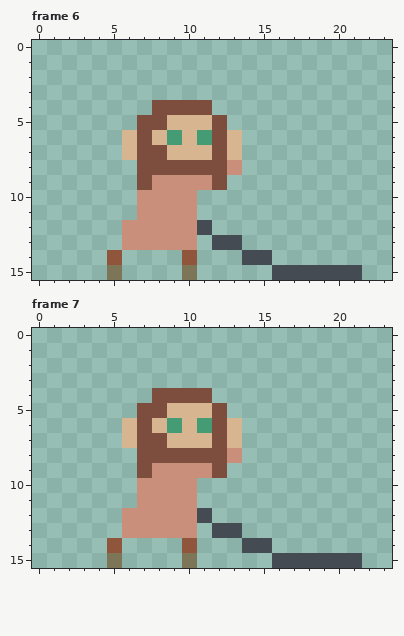
File history of a animated GIF sprite, rughai/sprites/rughai/male/iryo/iryo_atk_2.gif. That is the earlier state.
The file is 24x16 pixels, 7 frames. Shown: frame 6, frame 7. The commit also changed other frames, which this record leaves out.
The result:
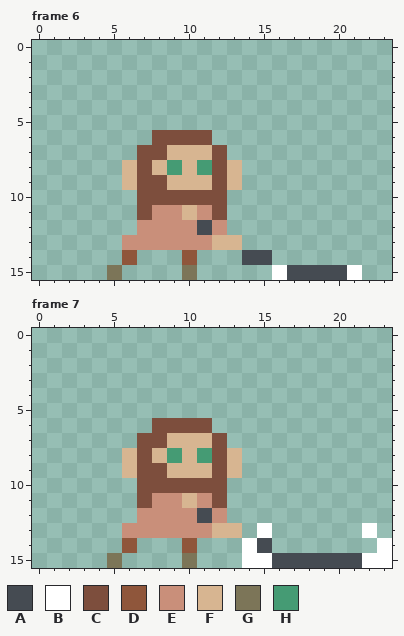
Palette (. is transparent): A #454b52  B #ffffff  C #7d4e3d  D #8f563b  E #c98f7a  F #d7b591  G #7c7558  H #459b74
Edits made:
Changed rows in their new state; - is an unchanged pixel.
Frame 6:
first column x 5:
 4 ---....----------
 5 --......---------
 6 -..CCCC..--------
 7 -.------.--------
 8 -F-FHFH-F--------
 9 -F-CFFF-F--------
10 --CCCCCC---------
11 --C--FEC---------
12 -.-----E---------
13 ------EFF--------
14 .D---------------
15 -----------B----B
Frame 7:
first column x 5:
 4 ---....------------
 5 --......-----------
 6 -..CCCC..----------
 7 -.------.----------
 8 -F-FHFH-F----------
 9 -F-CFFF-F----------
10 --CCCCCC-----------
11 --C--FEC-----------
12 -.-----E-----------
13 ------EFF-B------B-
14 .D-------B--------B
15 ---------BB------BB
